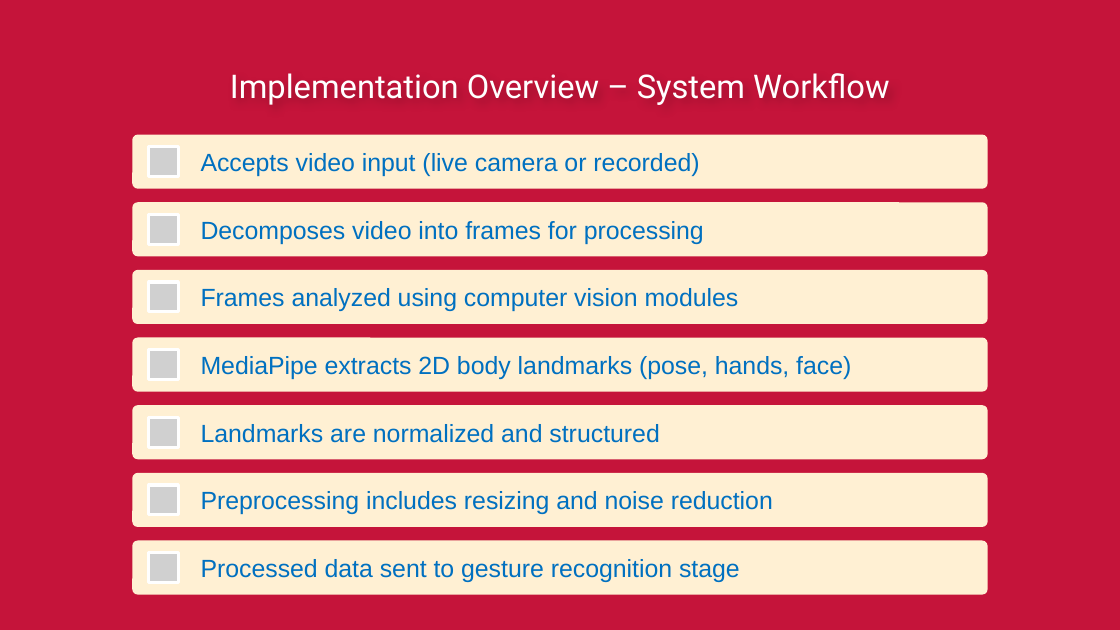
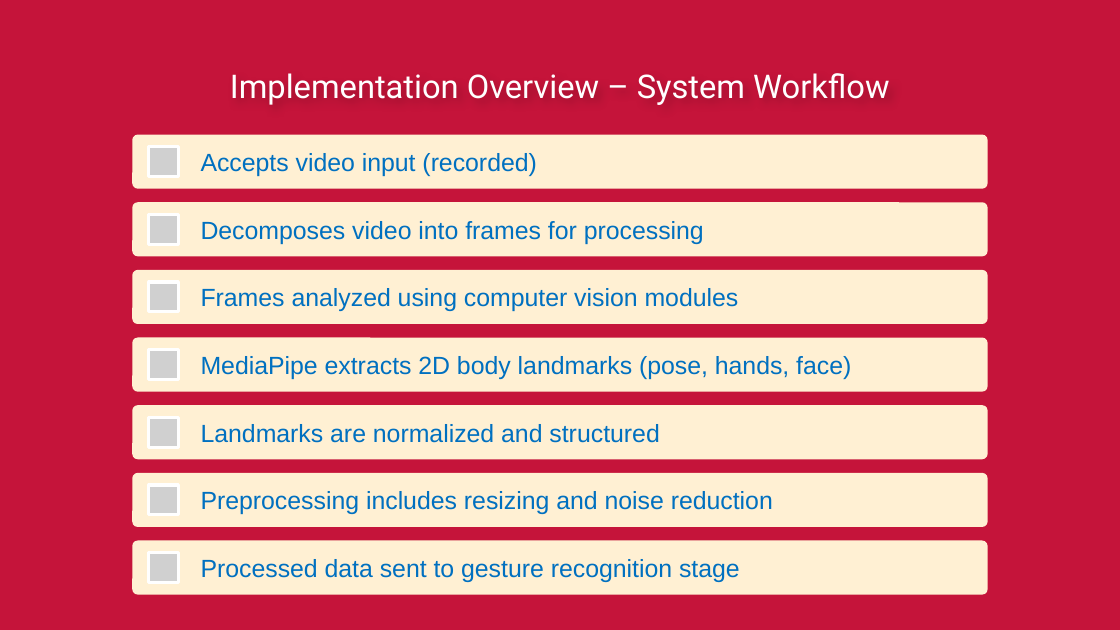
Before and after one commit to MiraPhilip12/Graduation_Project_ESLSCA, a slide deck: slide 7 of Milestone 4/Graduation_Project_Milestone4.pptx. Drawn at 1120x630 pixels with LibreOffice and Linux fonts; fonts in the diff are those of the drawing; grey boxes stand for pictures. Boxes give left, top, right and bottom in pixels: in the first picture for what was removed or moved away, otherwise in the second. Text is boxed around its words. In the diff, an @@ line names an element or a change of style, - is before the commit and + after.

```diff
--- a/Milestone 4/Graduation_Project_Milestone4.pptx
+++ b/Milestone 4/Graduation_Project_Milestone4.pptx
@@ text at (201, 153, 536, 176): text changed @@
-Accepts video input (live camera or recorded)
+Accepts video input (recorded)
```
Also in this commit, not shown: 1 other slide changed, 1 other file.
